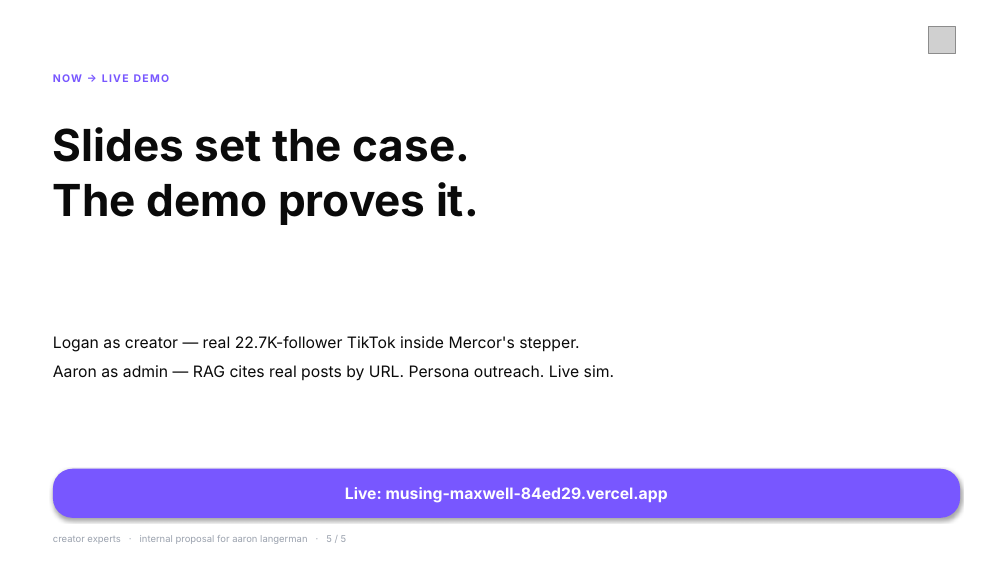
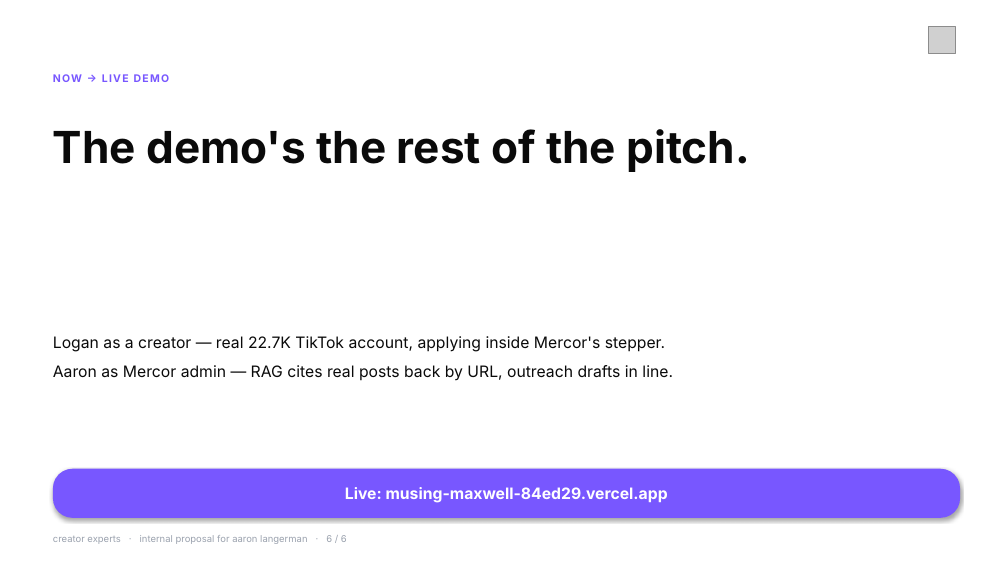
Before and after one commit to aarnavnaga/RallyEngine, a slide deck: slide 6 of docs/pitch/Mercor-Creators-Domain.pptx (slide 5 before the commit). Drawn at 1008x567 pixels with LibreOffice and Linux fonts; fonts in the diff are those of the drawing; grey boxes stand for pictures. Boxes give left, top, right and bottom in pixels: in the first picture for what was removed or moved away, otherwise in the second. Text is boxed around its words. In the diff, an @@ line names an element or a change of style, - is before the commit and + after.

```diff
--- a/docs/pitch/Mercor-Creators-Domain.pptx
+++ b/docs/pitch/Mercor-Creators-Domain.pptx
@@ text at [53,129,750,172]: text changed @@
-Slides set the case.
-The demo proves it.
+The demo's the rest of the pitch.
@@ text at [53,336,673,381]: text changed @@
-Logan as creator — real 22.7K-follower TikTok inside Mercor's stepper.
-Aaron as admin — RAG cites real posts by URL. Persona outreach. Live sim.
+Logan as a creator — real 22.7K TikTok account, applying inside Mercor's stepper.
+Aaron as Mercor admin — RAG cites real posts back by URL, outreach drafts in line.
```
Also in this commit, not shown: 3 other slides changed, 2 slides added, 1 slide removed, 4 other files.
